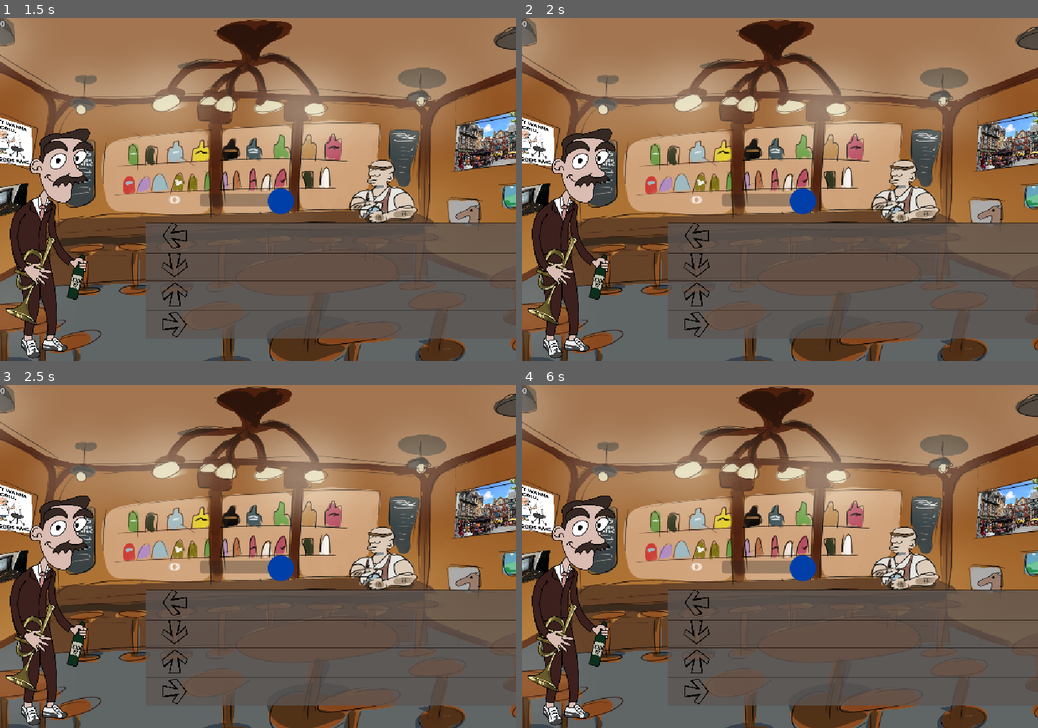
Above: before the commit, frames 1-4 (two rows, left to right).
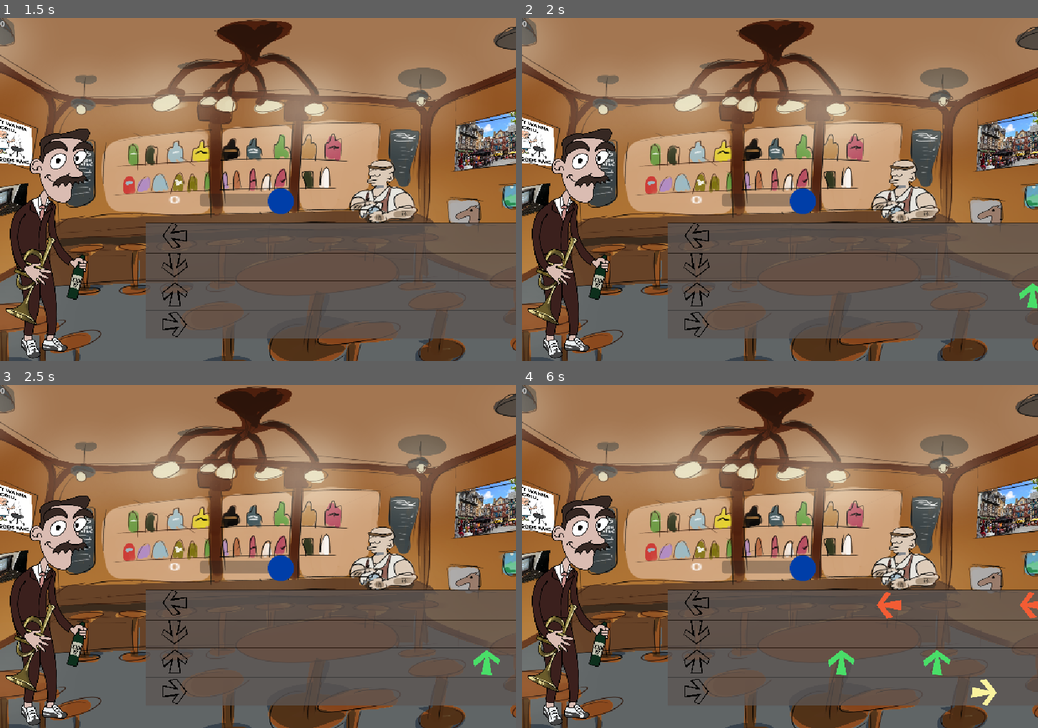
Above: after the commit, the same moments.

Repository: fabienhinault/bbqjam2025
Game: Godot game, scene res://main.tscn
The game is run twice, just before and just after one commit, with the same random seed, the same clock (stepped at 60 frames per second) and the same inputs.
Inputs (mouse positions are in pixels of both pictures, inside the frame that each line leads up to):
- Up to frame 1 (1.5 s): click (180, 237) at 0.5 s; tap Enter at 1.25 s; tap Space (GetDrunk) at 1.35 s
- Up to frame 2 (2 s): no input
- Up to frame 3 (2.5 s): tap D (HitNote1) at 2.1 s
- Up to frame 4 (6 s): tap one key every 0.75 s from 2.85 s: F (HitNote2) J (HitNote3) K (HitNote4) Space (GetDrunk) D (HitNote1)

Frame 1 is identical in both runs. In frame 2, 0.1% of the frame differs, in the area x 96-100%, y 77-85%; in frame 3, 0.2%; in frame 4, 0.8%, in the area x 59-100%, y 60-94%.

Commit message:
fix the stupid note bug

Diff:
--- a/niveau_1.tscn
+++ b/niveau_1.tscn
@@ -436,7 +436,3 @@
 offset_top = 368.0
 offset_right = 418.0
 offset_bottom = 368.0
-
-[node name="Marker2D" type="Marker2D" parent="."]
-position = Vector2(13901, 6690.72)
-scale = Vector2(12, 12)
--- a/note.gd
+++ b/note.gd
@@ -1,7 +1,7 @@
 extends Area2D
 ## script of each note that spawns, handles the player hitting or missing them
 
-var vitesse = 50
+var vitesse = 100
 var noteLabel = 0
 var canBeHit = false
 var hithit = false
@@ -9,12 +9,11 @@
 
 func _ready() -> void:
 	noteLabel = $sprite.frame
+	print($sprite.frame)
 	canBeHit = false
-	print(global_position)
 
 func _process(delta: float) -> void:
-	#global_position.x -= vitesse * delta
-	print(global_position)
+	global_position.x -= vitesse * delta
 
 func _on_area_entered(area: Area2D) -> void:
 	if area == get_parent(): #player can hit a note
--- a/zone_partition.gd
+++ b/zone_partition.gd
@@ -13,11 +13,13 @@
 		#noteLabel = 5
 	## create note
 	var note:Area2D = noteScene.instantiate()
-	print ( find_child("NoteSpawn" + str(noteLabel)).global_position)
-	note.global_position = Vector2(1109, 522.06)
 	var note_sprite = note.find_child("sprite") # le animatedsprite de la note
 	note_sprite.frame = noteLabel # set to correct color
 	add_child(note)
+	note.global_position = find_child("NoteSpawn" + str(noteLabel)).global_position#Vector2(0, 0)#1109, 522.06)
+	#print ( find_child("NoteSpawn" + str(noteLabel)).global_position)
+	print ( note.global_position)
+
 
 
 func _on_test_timer_timeout() -> void:
